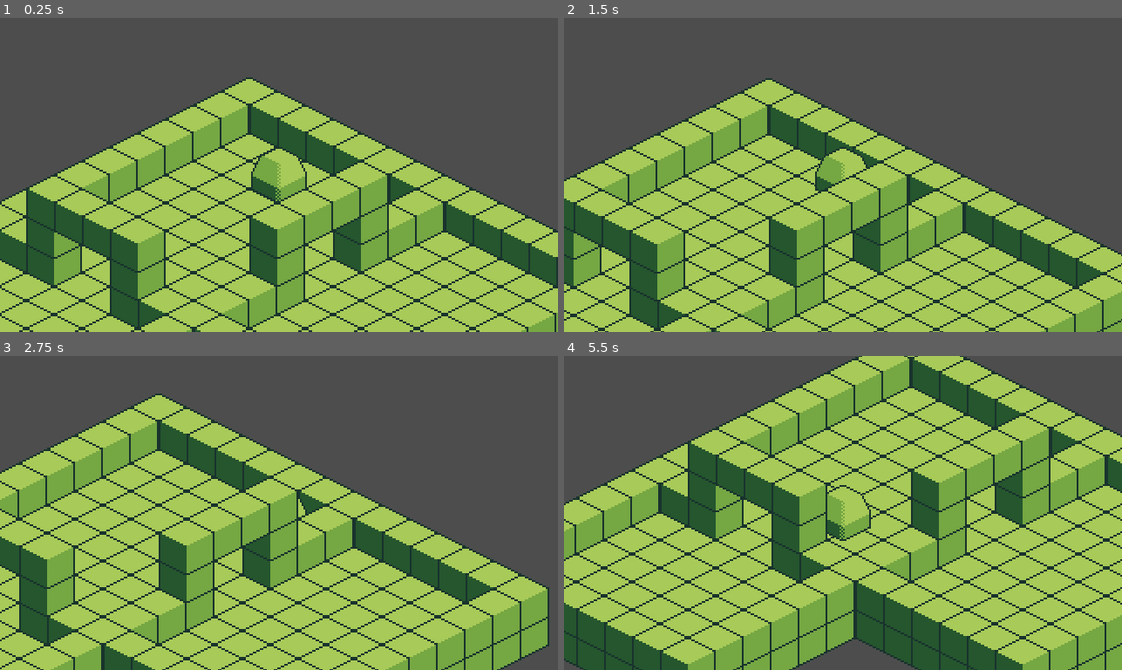
Above: before the commit, frames 1-4 (two rows, left to right).
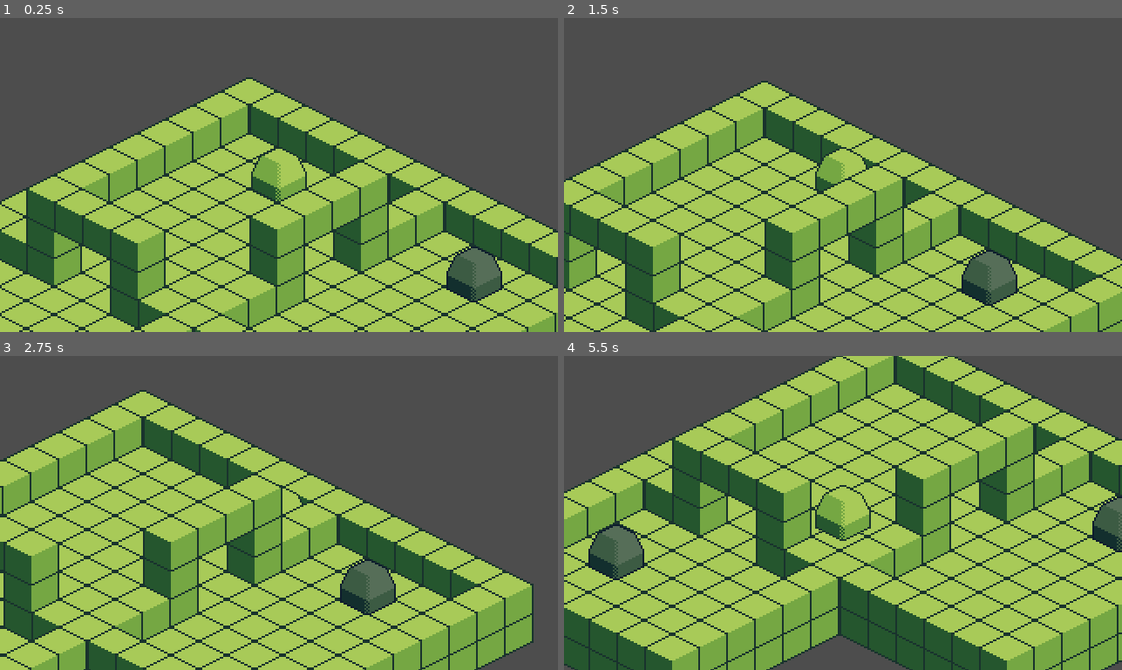
Above: after the commit, the same moments.

Repository: connorwmackay/The-JRPG
Game: Godot game, scene res://isometric_test.tscn
Two runs of this game, one before a commit and one after it. Both use one fixed random seed, a clock stepped at 60 frames per second and the inputs below.
Inputs:
- Up to frame 1 (0.25 s): no input
- Up to frame 2 (1.5 s): tap Enter at 0.5 s; hold D (MoveRight) 0.53-1.28 s; tap E (interact, bound only after the commit) at 0.6, 1.35 s; tap Space at 1.25 s; hold S (MoveBackward) from 1.28 s (still down)
- Up to frame 3 (2.75 s): release S (MoveBackward) at 2.03 s; hold D (MoveRight) from 2.03 s (still down); tap E (interact, bound only after the commit) at 2.1 s
- Up to frame 4 (5.5 s): tap Enter at 2.75 s; release D (MoveRight) at 2.78 s; hold W (MoveForward) 2.78-3.53 s; tap E (interact, bound only after the commit) every 0.75 s from 2.85 to 5.1 s; hold A (MoveLeft) 3.53-5.03 s; hold S (MoveBackward) from 5.03 s (still down)

The runs differ from the first frame. In frame 1, 1.3% of the frame differs, in the area x 80-90%, y 72-91%; in frame 2, 14%; in frame 3, 26%; in frame 4, 34%, in the area x 0-100%, y 0-100%.

Commit message:
Better collision and Basic NPCs

Diff:
--- a/isometric_test.tscn
+++ b/isometric_test.tscn
@@ -1,8 +1,9 @@
-[gd_scene load_steps=8 format=3 uid="uid://blpjrx6evcgfq"]
+[gd_scene load_steps=9 format=3 uid="uid://blpjrx6evcgfq"]
 
 [ext_resource type="Texture2D" uid="uid://nawqgya81boe" path="res://isometric_prototype.png" id="1_gljo0"]
 [ext_resource type="PackedScene" uid="uid://b8nvnh07w5y1s" path="res://player.tscn" id="2_gqevl"]
 [ext_resource type="Script" path="res://hide_on_play.gd" id="3_87hyh"]
+[ext_resource type="PackedScene" uid="uid://ifvmqy654etv" path="res://npc.tscn" id="3_wqrik"]
 
 [sub_resource type="TileSetAtlasSource" id="TileSetAtlasSource_bxi1g"]
 texture = ExtResource("1_gljo0")
@@ -867,6 +868,18 @@
 y_sort_enabled = true
 position = Vector2(1, 16)
 
+[node name="NPC" parent="TileMap" instance=ExtResource("3_wqrik")]
+z_index = 1
+y_sort_enabled = true
+position = Vector2(-176, 89)
+npc_name = "Rem"
+
+[node name="NPC2" parent="TileMap" instance=ExtResource("3_wqrik")]
+z_index = 1
+y_sort_enabled = true
+position = Vector2(113, 73)
+npc_name = "Zero Two"
+
 [node name="TileMap_Collisions" type="TileMap" parent="."]
 y_sort_enabled = true
 tile_set = SubResource("TileSet_v4xmn")
--- /dev/null
+++ b/npc.tscn
@@ -0,0 +1,35 @@
+[gd_scene load_steps=5 format=3 uid="uid://ifvmqy654etv"]
+
+[ext_resource type="Texture2D" uid="uid://nawqgya81boe" path="res://isometric_prototype.png" id="1_uqr1r"]
+[ext_resource type="Script" path="res://npc_controller.gd" id="2_kwh4r"]
+
+[sub_resource type="AtlasTexture" id="AtlasTexture_8yfdh"]
+atlas = ExtResource("1_uqr1r")
+region = Rect2(64, 64, 32, 32)
+
+[sub_resource type="SpriteFrames" id="SpriteFrames_mosmj"]
+animations = [{
+"frames": [{
+"duration": 1.0,
+"texture": SubResource("AtlasTexture_8yfdh")
+}],
+"loop": true,
+"name": &"default",
+"speed": 5.0
+}]
+
+[node name="NPC" type="RigidBody2D" groups=["npc"]]
+gravity_scale = 0.0
+max_contacts_reported = 100
+contact_monitor = true
+script = ExtResource("2_kwh4r")
+npc_name = "NPC"
+
+[node name="AnimatedSprite2D" type="AnimatedSprite2D" parent="."]
+modulate = Color(0.50997, 0.547035, 1, 1)
+sprite_frames = SubResource("SpriteFrames_mosmj")
+
+[node name="CollisionPolygon2D" type="CollisionPolygon2D" parent="."]
+z_index = 1
+y_sort_enabled = true
+polygon = PackedVector2Array(0, -7, -16, 0, 0, 8, 16, 0)
--- /dev/null
+++ b/npc_controller.gd
@@ -0,0 +1,18 @@
+extends RigidBody2D
+
+@export var npc_name: String = "npc"
+
+# Called when the node enters the scene tree for the first time.
+func _ready():
+	# Setup contact monitoring
+	contact_monitor = true
+	max_contacts_reported = 100
+
+
+# Called every frame. 'delta' is the elapsed time since the previous frame.
+func _process(delta):
+	pass
+
+# Called when the player presses the "Interact" button/key
+func player_interaction():
+	print("The player interacted with " + npc_name)
--- a/player.tscn
+++ b/player.tscn
@@ -18,8 +18,10 @@
 "speed": 5.0
 }]
 
-[node name="Player" type="RigidBody2D"]
+[node name="Player" type="RigidBody2D" groups=["player"]]
 gravity_scale = 0.0
+max_contacts_reported = 100
+contact_monitor = true
 script = ExtResource("1_3rm2x")
 move_speed = 1
 
@@ -31,4 +33,4 @@
 zoom = Vector2(2, 2)
 
 [node name="CollisionPolygon2D" type="CollisionPolygon2D" parent="."]
-polygon = PackedVector2Array(-16, -2, -16, 9, 0, 16, 16, 9, 16, -2, 0, 3)
+polygon = PackedVector2Array(-15, 0, 0, 7, 15, 0, 0, -7)
--- a/player_controller.gd
+++ b/player_controller.gd
@@ -4,12 +4,18 @@
 
 # Called when the node enters the scene tree for the first time.
 func _ready():
+	# Setup contact monitoring
+	contact_monitor = true
+	max_contacts_reported = 100
+
+	# Setup the Rigidbody
 	freeze_mode = RigidBody2D.FREEZE_MODE_KINEMATIC
 	set_lock_rotation_enabled(true)
 
 
 # Called every frame. 'delta' is the elapsed time since the previous frame.
 func _process(delta):
+	# Move Forward / Backward and Right / Left
 	if Input.is_action_pressed("MoveForward"):
 		move_and_collide(Vector2(move_speed, move_speed * 0.5) * -1.0)
 	elif Input.is_action_pressed("MoveBackward"):
@@ -19,3 +25,11 @@
 		move_and_collide(Vector2(-1.0 * move_speed, move_speed * 0.5) * -1.0)
 	elif Input.is_action_pressed("MoveLeft"):
 		move_and_collide(Vector2(-1.0 * move_speed, move_speed * 0.5))
+
+	# If the interact action is pressed check for anything that
+	# can be interacted with.
+	if Input.is_action_just_pressed("interact"):
+			for body in get_colliding_bodies():
+				# Interact with an NPC
+				if body.is_in_group("npc"):
+					body.player_interaction()
--- a/project.godot
+++ b/project.godot
@@ -52,6 +52,12 @@
 , Object(InputEventJoypadMotion,"resource_local_to_scene":false,"resource_name":"","device":-1,"axis":0,"axis_value":-1.0,"script":null)
 ]
 }
+interact={
+"deadzone": 0.5,
+"events": [Object(InputEventKey,"resource_local_to_scene":false,"resource_name":"","device":-1,"window_id":0,"alt_pressed":false,"shift_pressed":false,"ctrl_pressed":false,"meta_pressed":false,"pressed":false,"keycode":0,"physical_keycode":69,"key_label":0,"unicode":101,"echo":false,"script":null)
+, Object(InputEventJoypadButton,"resource_local_to_scene":false,"resource_name":"","device":-1,"button_index":0,"pressure":0.0,"pressed":true,"script":null)
+]
+}
 
 [rendering]
 
